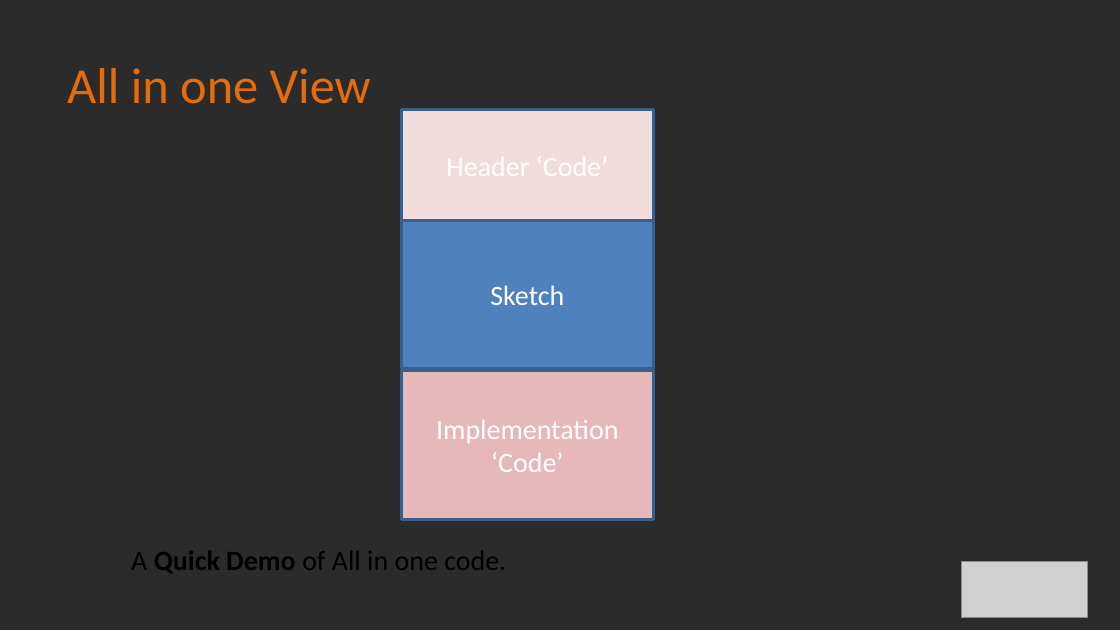
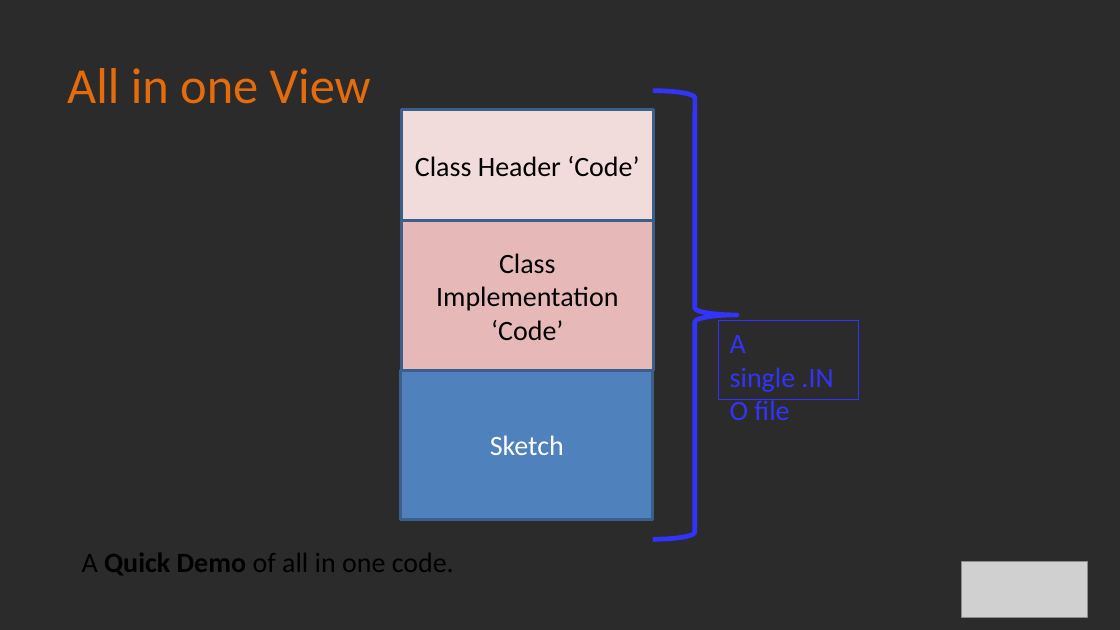
Before and after one commit to Alan-Lomax/MERG-SIG-Presentations, a slide deck: slide 10 of Introduction to Class Programming Part 2.pptx. Drawn at 1120x630 pixels with LibreOffice and Linux fonts; fonts in the diff are those of the drawing; grey boxes stand for pictures; background and template pictures are left out; a plain dark background stands for a picture behind light text. Boxes give left, top, right and bottom in pixels: in the first picture for what was removed or moved away, otherwise in the second. Text is boxed around its words. In the diff, an @@ line names an element or a change of style, - is before the commit and + after.

```diff
--- a/Introduction to Class Programming Part 2.pptx
+++ b/Introduction to Class Programming Part 2.pptx
@@ right brace added at [653, 91, 737, 540], outline #3333FF 3 pt @@
@@ text in rectangle at [415, 156, 639, 177]: text changed; text colour #FFFFFF to #000000 @@
-Header ‘Code’
+Class Header ‘Code’
@@ rectangle "Class Implementation ‘Code’": place and size @@
-rectangle "Class Implementation ‘Code’" at [401, 370, 653, 519]
+rectangle "Class Implementation ‘Code’" at [401, 221, 653, 370]
@@ text in rectangle at [436, 253, 618, 340]: text changed; text colour #FFFFFF to #000000 @@
-Implementation ‘Code’
+Class Implementation ‘Code’
@@ rectangle added at [719, 320, 859, 400], outline #3333FF 0.75 pt, 18 pt, text #3333FF @@
+A single .INO file
@@ rectangle "Sketch": place and size @@
-rectangle "Sketch" at [401, 220, 653, 368]
+rectangle "Sketch" at [401, 370, 653, 519]
@@ text at [82, 553, 454, 575]: text changed @@
-A Quick Demo of All in one code.
+A Quick Demo of all in one code.
```
Also in this commit, not shown: 10 other slides changed, 1 slide added, 1 slide removed.
